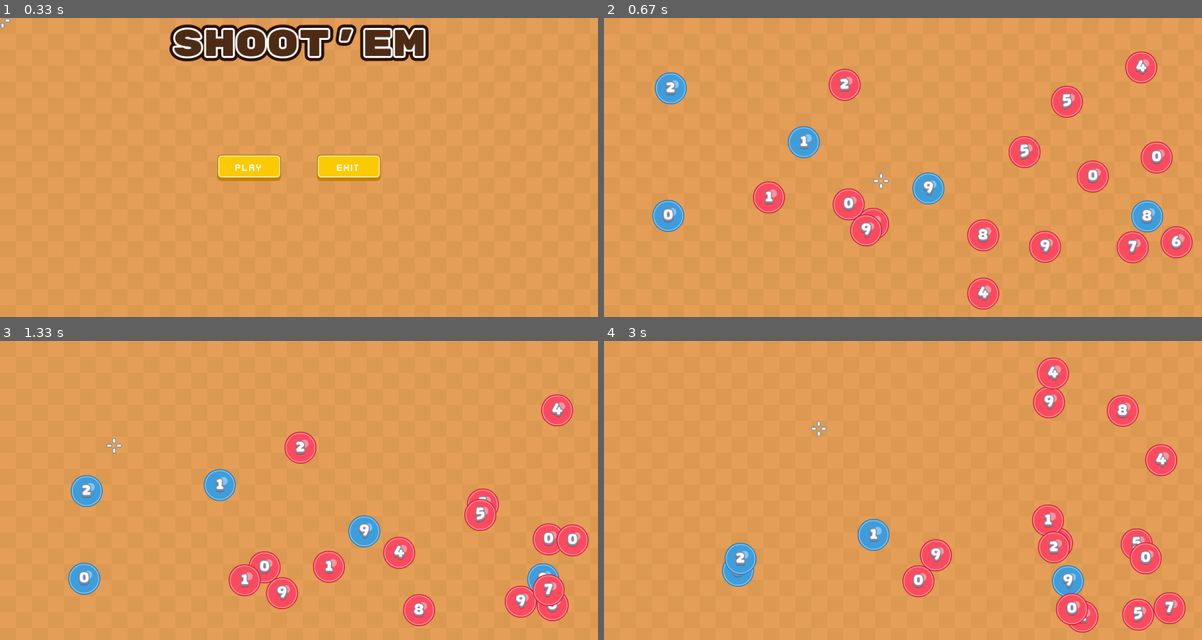
Above: before the commit, frames 1-4 (two rows, left to right).
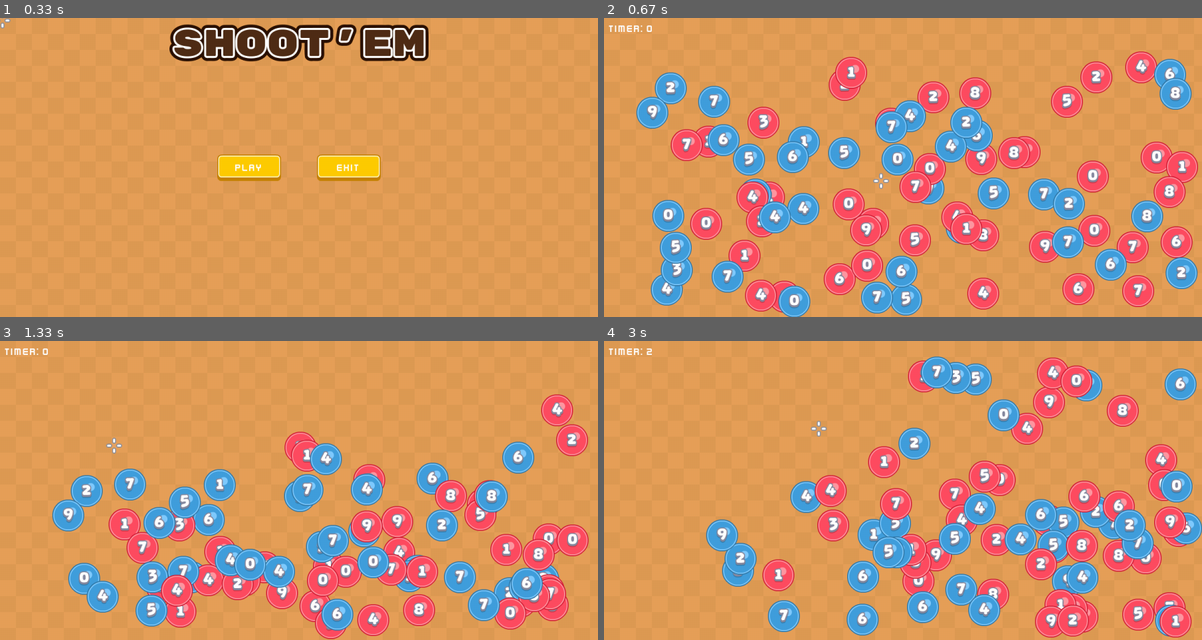
Above: after the commit, the same moments.

Repository: ali-khawasawala-521/ShootEm-PyGame-
Game: pygame game, started from main.py
The game is run twice, just before and just after one commit, with the same random seed, the same clock (stepped at 60 frames per second) and the same inputs.
Inputs (mouse positions are in pixels of both pictures, inside the frame that each line leads up to):
- Up to frame 1 (0.33 s): no input
- Up to frame 2 (0.67 s): click (879, 179) at 0.38 s
- Up to frame 3 (1.33 s): click (304, 508) at 0.72 s; click (113, 445) at 1.05 s
- Up to frame 4 (3 s): click (1124, 595) at 1.38 s; click (914, 388) at 1.72 s; click (873, 568) at 2.05 s; click (885, 439) at 2.38 s; click (819, 427) at 2.72 s

Frame 1 is identical in both runs. In frame 2, 24% of the frame differs, in the area x 0-100%, y 2-100%; in frame 3, 21%; in frame 4, 22%.

Commit message:
Timer Added

Diff:
--- a/main.py
+++ b/main.py
@@ -76,6 +76,8 @@
             stage.ball_group.remove(ball[0])
             if stage.totalEvenBalls <= 0:
                 stage.currentScreen = "Game Over" # Changing screen to Game Over
+                stage.lastTimer = stage.timer//60
+                stage.timer = 0
 
     # Updating Position of crosshair on basis of Mouse Cursor Position on Game Screen.
     def update(self):
@@ -141,6 +143,9 @@
 class Stage():
     def __init__(self):
         self.currentScreen = "Main Menu"
+        self.timer = 0
+        self.lastTimer = 0
+
         self.totalBalls = 0
         self.totalEvenBalls = 0
         self.ball_group = []
@@ -166,7 +171,7 @@
         self.ball_group = pygame.sprite.Group()
 
         # Creating and adding balls in ball group.
-        for i in range(20):
+        for i in range(80):
             self.ball_group.add(Ball(random.randrange(64, screenWidth-64), random.randrange(64, screenHeight-64)))
 
         # Finding total number of even ball and assign it to totalEvenBalls.
@@ -209,7 +214,7 @@
                 self.ui_group.add(self.exitButton)
 
         elif type == "Game Over":
-            won = self.font_two.render("Bravo! You Did It", True, (255,255,255))
+            won = self.font_two.render(f"Bravo! You Did It. You Take {self.lastTimer} seconds.", True, (255,255,255))
             screen.blit(won, (int(screenWidth/2 - won.get_width()/2), int(screenHeight/4)))
             if self.ui_group.sprites()[1].label != "REPLAY":
                 self.ui_group = pygame.sprite.Group()
@@ -223,8 +228,12 @@
 
     def gameScreen(self):
         self.commonEvents(crosshair.shoot)
+        timer = self.timer // 60
+        self.timerText = self.font.render(f"TIMER: {timer}", True, (255,255,255))
         self.ballRender()
+        screen.blit(self.timerText, (10,10))
         self.crossHairRender()
+        self.timer += 1
 
     def screenManager(self):
         if self.currentScreen == "Game Over":
@@ -271,9 +280,6 @@
 crosshair_group = pygame.sprite.Group()
 crosshair_group.add(crosshair)
 
-# Variable for tracking total number of Even Balls.
-totalEvenBalls = 0
-
 stage = Stage()
 
 ## Game Loop
